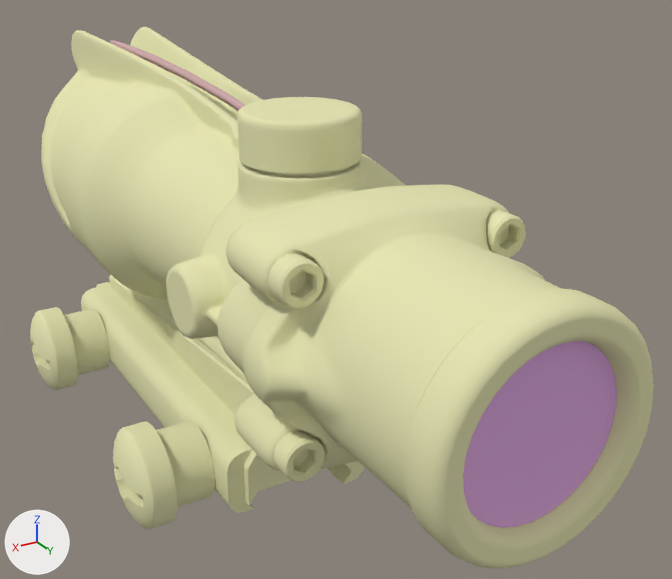
What one commit did to the Blender file .workfiles/!shared/atts_mounts.blend.
The view is the same before and after, from a camera (50 mm lens) standing at (1.63, 3.89, 2.47) and looking at (-0.27, 0.72, 0.88). Arrows for +X, +Y and +Z are at lower left; the lights stay in place.

The older version as bpy lines, for what is in view:
```python
me_acog = bpy.data.meshes.new('acog')
me_acog.from_pydata(...)  # 6366 vertices, 12350 faces; spans x -0.66..0.7, y -1.27..2.33, z -0.1..1.78
# faces by material slot: [12198, 88, 64]
me_acog.materials.append(mat_acog)  # beige #e5e5b4
me_acog.materials.append(mat_glowtrit)  # pink #d1adb0
me_acog.materials.append(mat_lense_new)  # pink #e0ace4
ob_acog = bpy.data.objects.new('acog', me_acog)
ob_acog.location = (0.0, 0.0, 0.0)
```
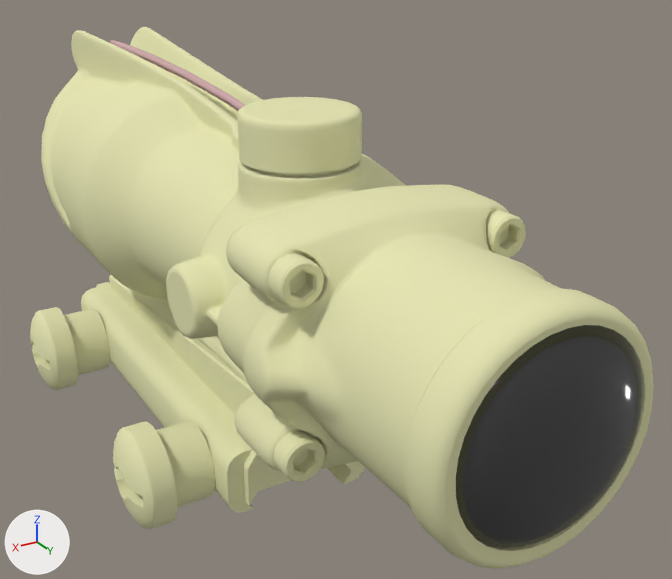
Pixel boxes [x1, y1, x2, y2] of what changed, in the pictures (672 x 579 px):
part 1 of me_acog, added (black)
    after: [456, 325, 645, 551]

Edits to the bpy script that builds the scene:
```text
Add mat_rt:
    mat_rt = principled_material('rt')
    mat_rt.base_color = (0.8, 0.8, 0.8)  # white #e7e7e7
Add mat_rtglass:
    mat_rtglass = principled_material('rtglass')
    mat_rtglass.base_color = (0.00424, 0.00148, 0.00395)  # black #0e050d
    mat_rtglass.metallic = 1.0
    mat_rtglass.roughness = 0.0797
    mat_rtglass.alpha = 0.764
Change me_acog:
    used by ob_acog; location = (0.0, 0.0, 0.0)
    remove me_acog.from_pydata(...)  # 6366 vertices, 12350 faces; spans x -0.66..0.7, y -1.27..2.33, z -0.1..1.78
    add me_acog.from_pydata(...)  # 6800 vertices, 13142 faces; spans x -0.66..0.7, y -1.27..2.4, z -0.1..1.78
    me_acog part 1: a new loose piece of 217 vertices spanning x -0.36..0.36, y 2.3..2.4, z 0.72..1.45, in mat_rtglass (black #0e050d)
    add me_acog.materials.append(mat_rt)  # white #e7e7e7
    add me_acog.materials.append(mat_rtglass)  # black #0e050d
```
